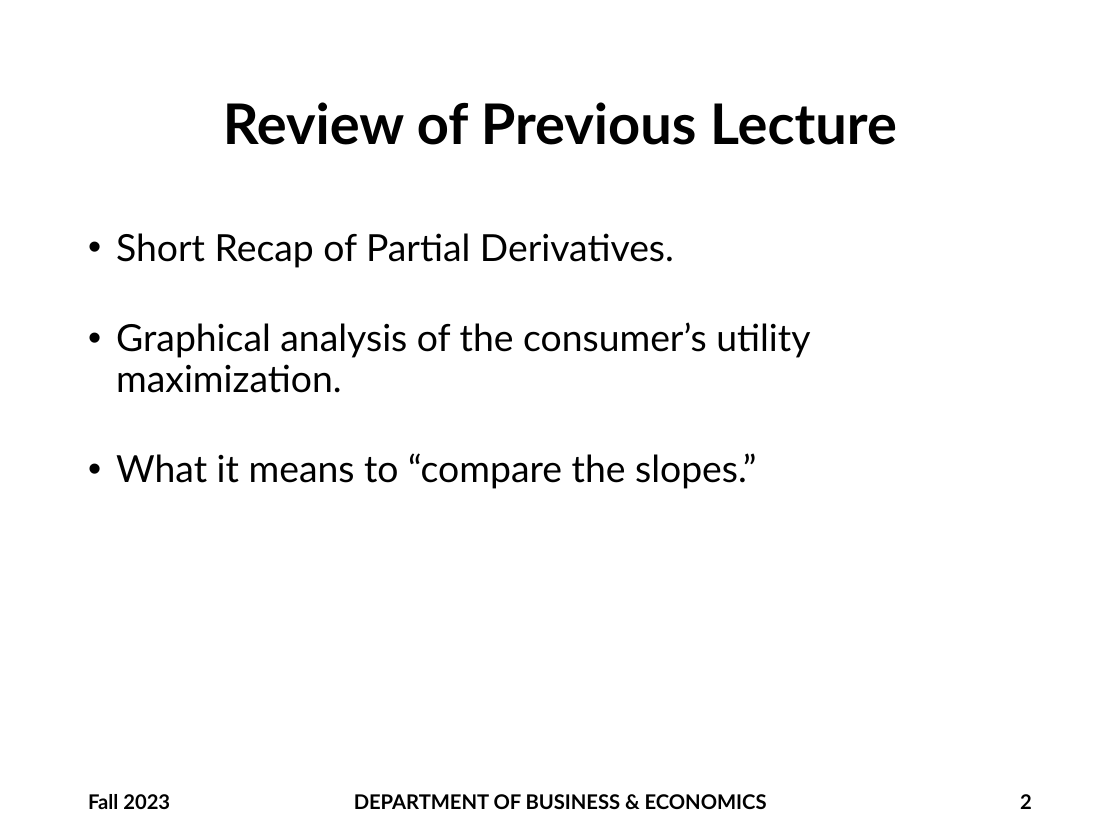
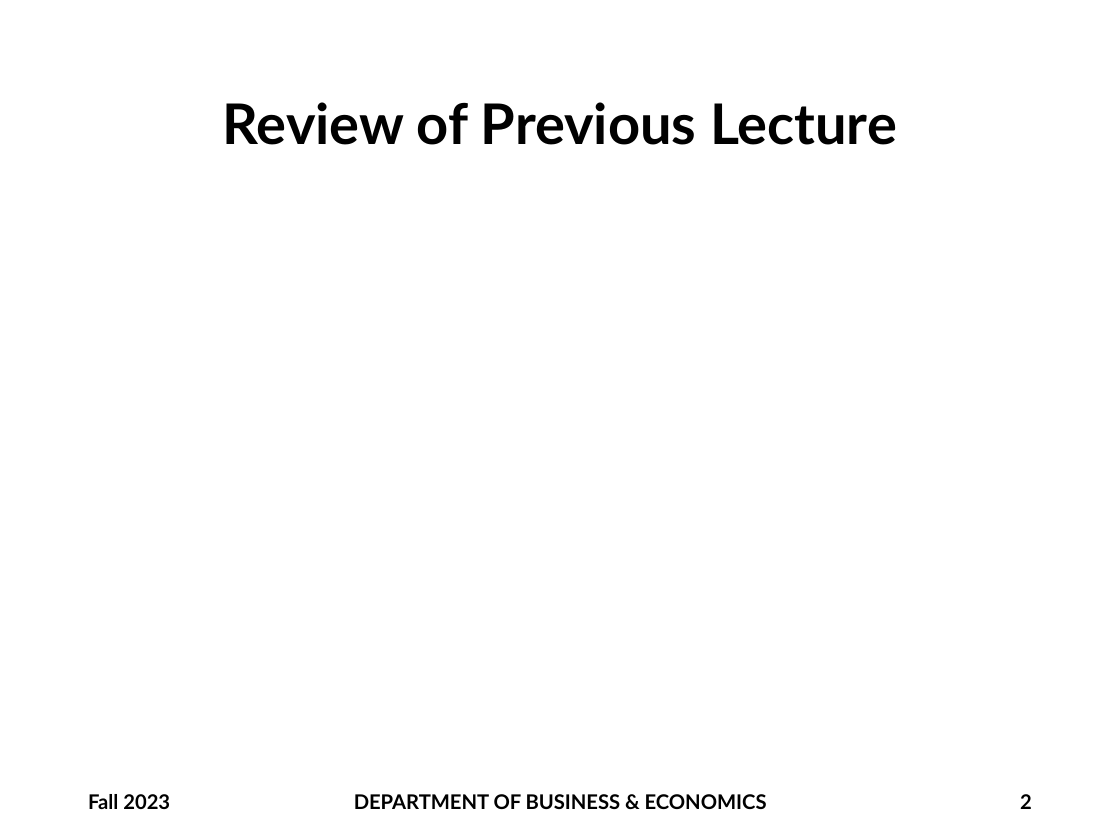
Before and after one commit to brianhwpark/brianhwpark.github.io, a slide deck: slide 2 of files/teaching-resources/monmouthcollege-econ-300/ECON300-LEC09.pptx. Drawn at 1120x840 pixels with LibreOffice and Linux fonts; fonts in the diff are those of the drawing; grey boxes stand for pictures; background and template pictures are left out. Boxes give left, top, right and bottom in pixels: in the first picture for what was removed or moved away, otherwise in the second. Text is boxed around its words. In the diff, an @@ line names an element or a change of style, - is before the commit and + after.

```diff
--- a/files/teaching-resources/monmouthcollege-econ-300/ECON300-LEC09.pptx
+++ b/files/teaching-resources/monmouthcollege-econ-300/ECON300-LEC09.pptx
@@ text removed at <box>116,233,810,489</box> @@
-• Short Recap of Partial Derivatives.
-• Graphical analysis of the consumer’s utility maximization.
-• What it means to “compare the slopes.”
```
Also in this commit, not shown: 2 slides added, 5 other files.
